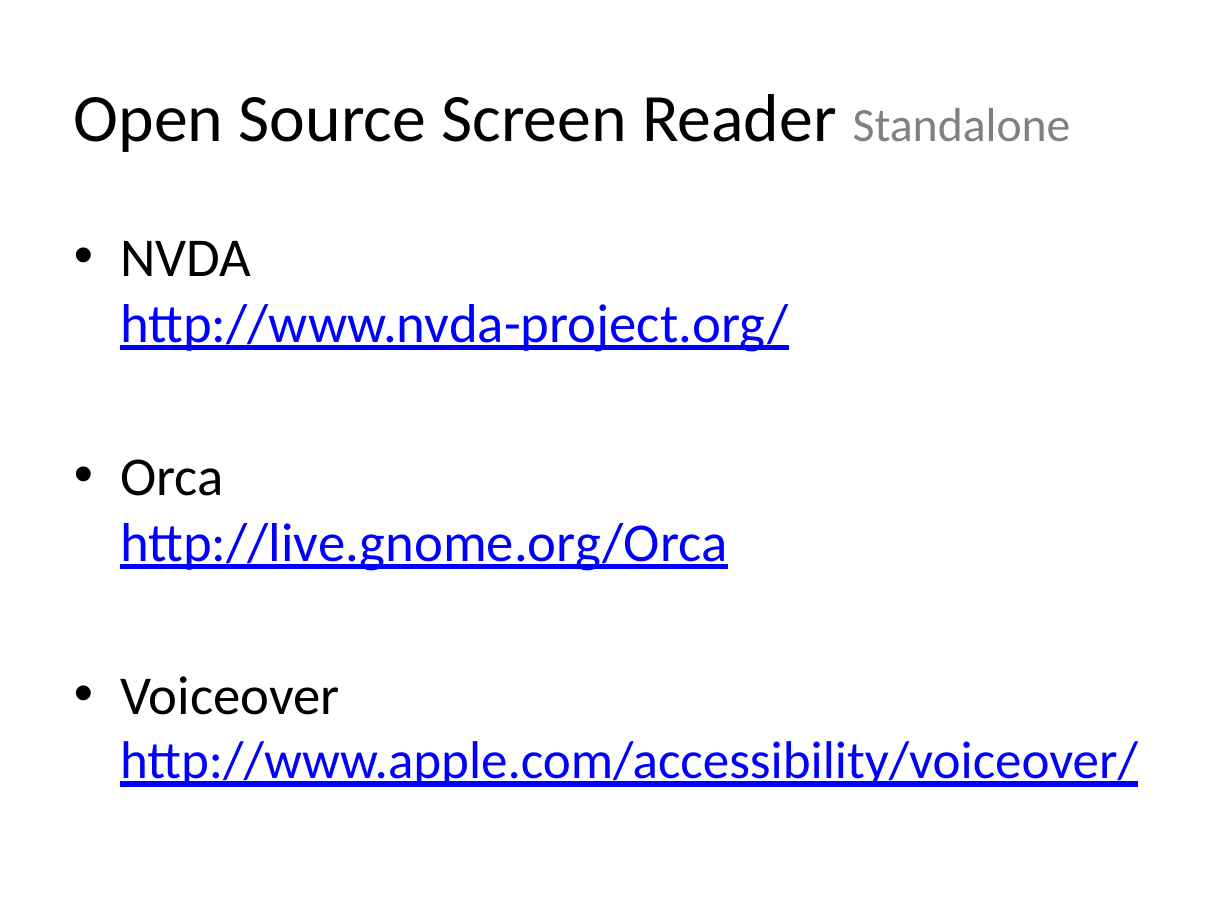
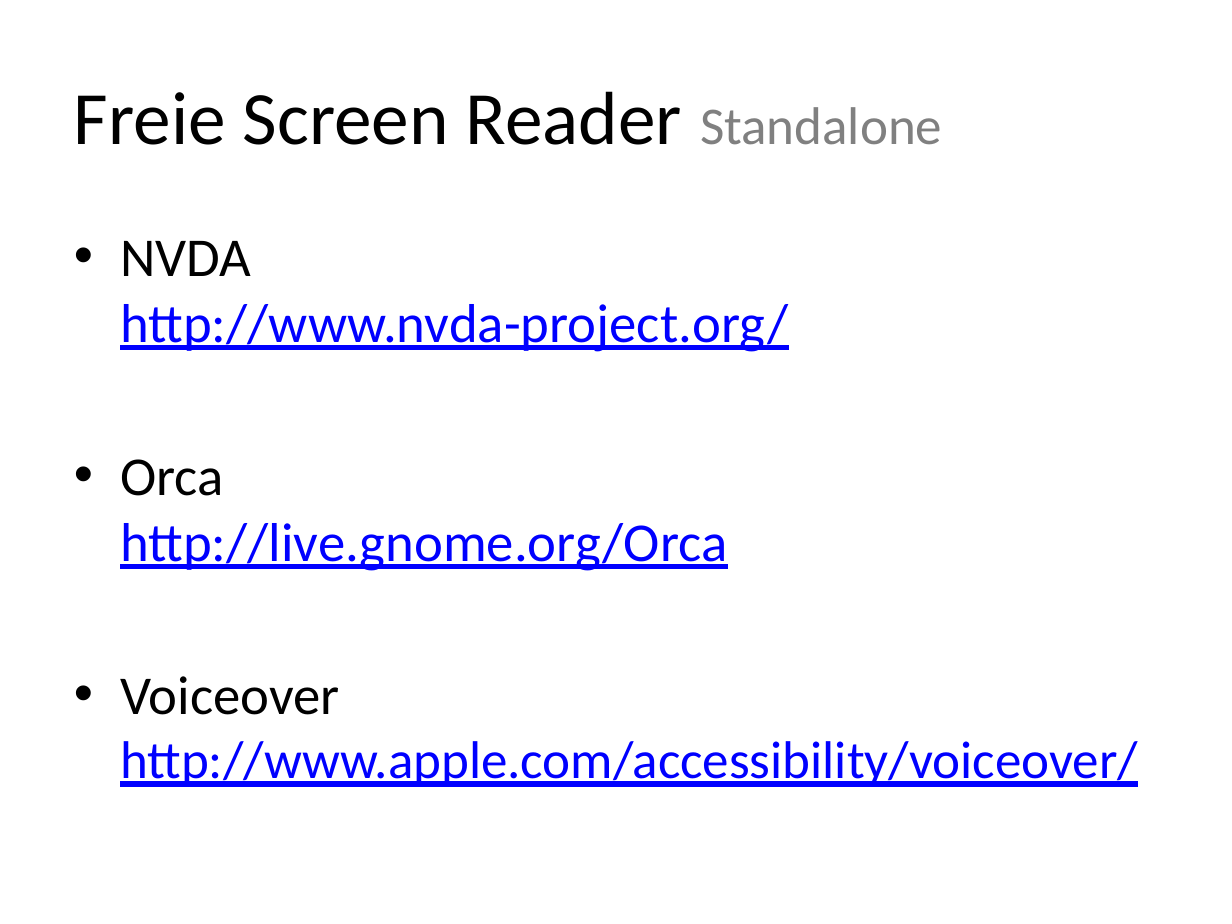
Before and after one commit to Capoot/hci, a slide deck: slide 4 of screenreader.pptx (slide 3 before the commit). Drawn at 1232x924 pixels with LibreOffice and Linux fonts; fonts in the diff are those of the drawing. Boxes give left, top, right and bottom in pixels: in the first picture for what was removed or moved away, otherwise in the second. Text is boxed around its words. In the diff, an @@ line names an element or a change of style, - is before the commit and + after.

```diff
--- a/screenreader.pptx
+++ b/screenreader.pptx
@@ title at box(74, 91, 942, 145): text changed; size 39.6 to 44 pt @@
-Open Source Screen Reader Standalone
+Freie Screen Reader Standalone
```
Also in this commit, not shown: 6 other slides changed, 6 slides added, 3 slides removed.
